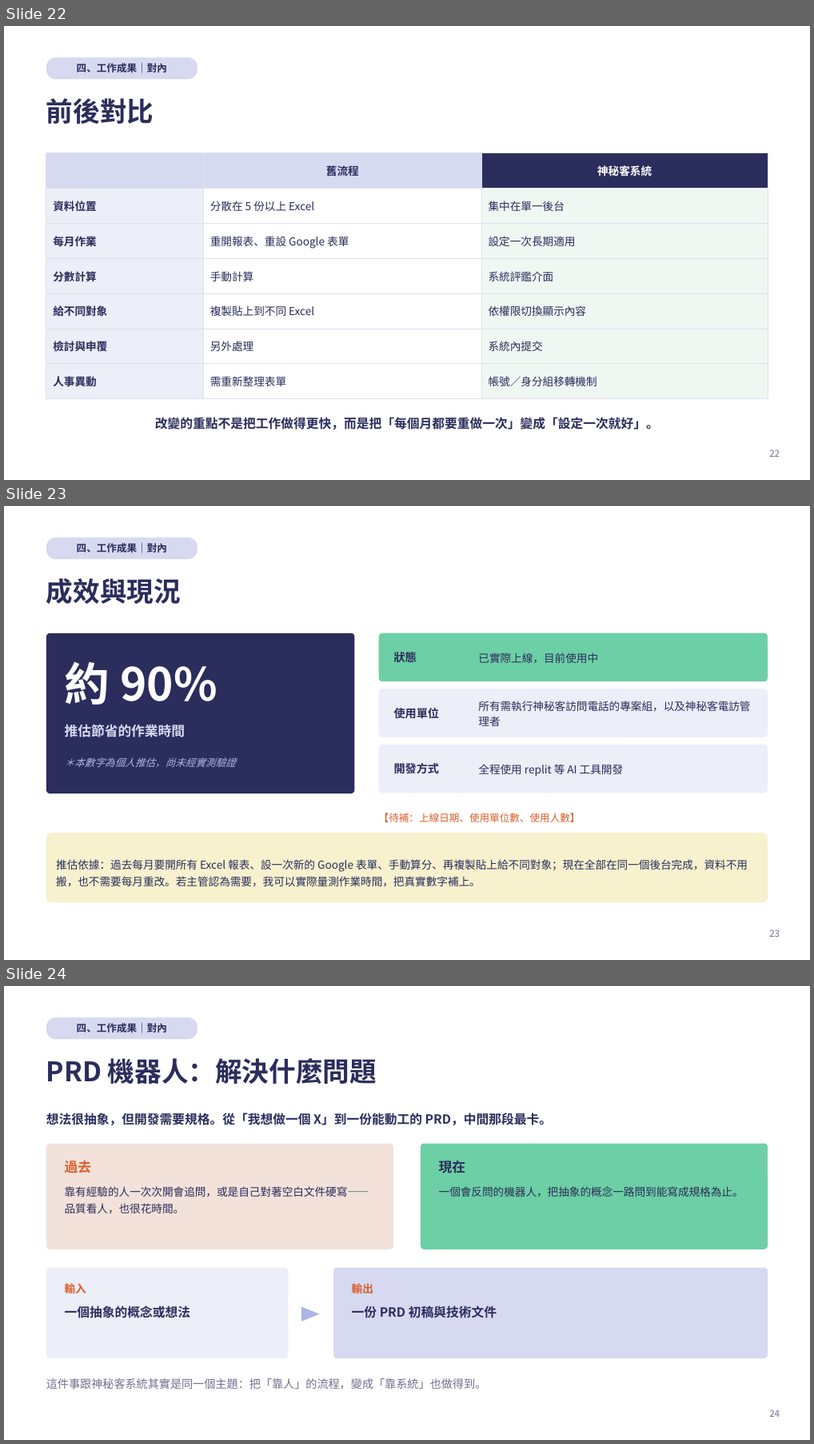
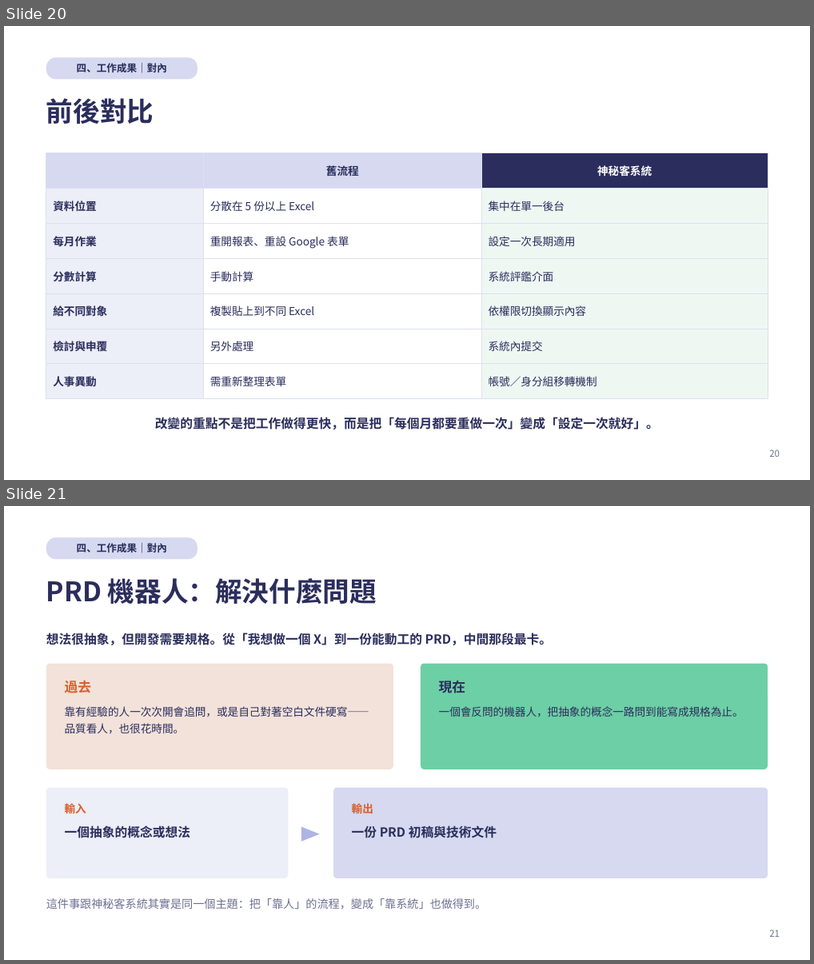
Before and after one commit to kirihuang-bit/freshman-report, a slide deck: 黃家朗新人報告.pptx. Shown one above the other, each under a label of ours: slides 22, 23 and 24 before the commit, slides 20 and 21 after it. The pictures are 814x1444 and 814x964 pixels, drawn with LibreOffice and Linux fonts; fonts in the diff are those of the drawing. Boxes give left, top, right and bottom in pixels: in the first picture for what was removed or moved away, otherwise in the second. Text is boxed around its words. In the diff, an @@ line names an element or a change of style, - is before the commit and + after.

```diff
--- a/黃家朗新人報告.pptx
+++ b/黃家朗新人報告.pptx
@@ slide 23 removed at (x1=4, y1=506, x2=810, y2=960), background #FFFFFF @@
@@ rounded rectangle removed at (x1=46, y1=537, x2=198, y2=560) @@
-四、工作成果｜對內
@@ text removed at (x1=46, y1=578, x2=181, y2=604) @@
-成效與現況
@@ rounded rectangle removed at (x1=46, y1=633, x2=355, y2=793) @@
@@ rounded rectangle removed at (x1=379, y1=633, x2=768, y2=681) @@
@@ text removed at (x1=65, y1=661, x2=218, y2=704) @@
-約 90%
@@ text removed at (x1=394, y1=652, x2=417, y2=662) @@
-狀態
@@ text removed at (x1=478, y1=652, x2=598, y2=663) @@
-已實際上線，目前使用中
@@ rounded rectangle removed at (x1=379, y1=688, x2=768, y2=737) @@
@@ text removed at (x1=394, y1=708, x2=439, y2=718) @@
-使用單位
@@ text removed at (x1=478, y1=700, x2=750, y2=726) @@
-所有需執行神秘客訪問電話的專案組，以及神秘客電訪管理者
@@ text removed at (x1=65, y1=724, x2=186, y2=737) @@
-推估節省的作業時間
@@ rounded rectangle removed at (x1=379, y1=744, x2=768, y2=792) @@
@@ text removed at (x1=65, y1=757, x2=236, y2=767) @@
-＊本數字為個人推估，尚未經實測驗證
@@ text removed at (x1=394, y1=763, x2=439, y2=774) @@
-開發方式
@@ text removed at (x1=478, y1=764, x2=623, y2=776) @@
-全程使用 replit 等 AI 工具開發
@@ text removed at (x1=379, y1=812, x2=581, y2=822) @@
-【待補：上線日期、使用單位數、使用人數】
@@ rounded rectangle removed at (x1=46, y1=832, x2=768, y2=902) @@
-推估依據：過去每月要開所有 Excel 報表、設一次新的 Google 表單、手動算分、再複製貼上給不同對象；現在全部在同一個後台完成，資料不用搬，也不需要每月重改。若主管認為需要，我可以實際量測作業時間，把真實數字補上。
@@ page number removed at (x1=770, y1=929, x2=780, y2=936) @@
-23
@@ what was slide 22 is now slide 20 @@
@@ page number at (x1=770, y1=449, x2=780, y2=456): text changed @@
-22
+20
@@ what was slide 24 is now slide 21 @@
@@ page number at (x1=770, y1=929, x2=780, y2=936): text changed @@
-24
+21
```
Also in this commit, not shown: 6 slides changed, 5 slides added, 6 other slides removed, 1 other file.
